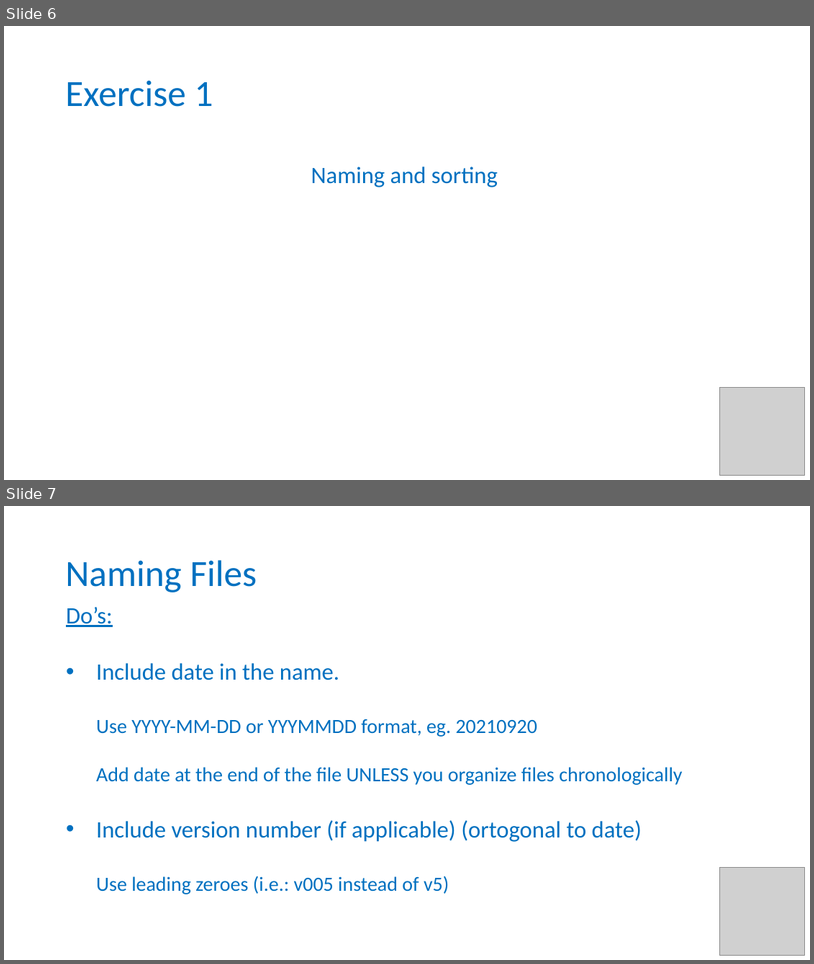
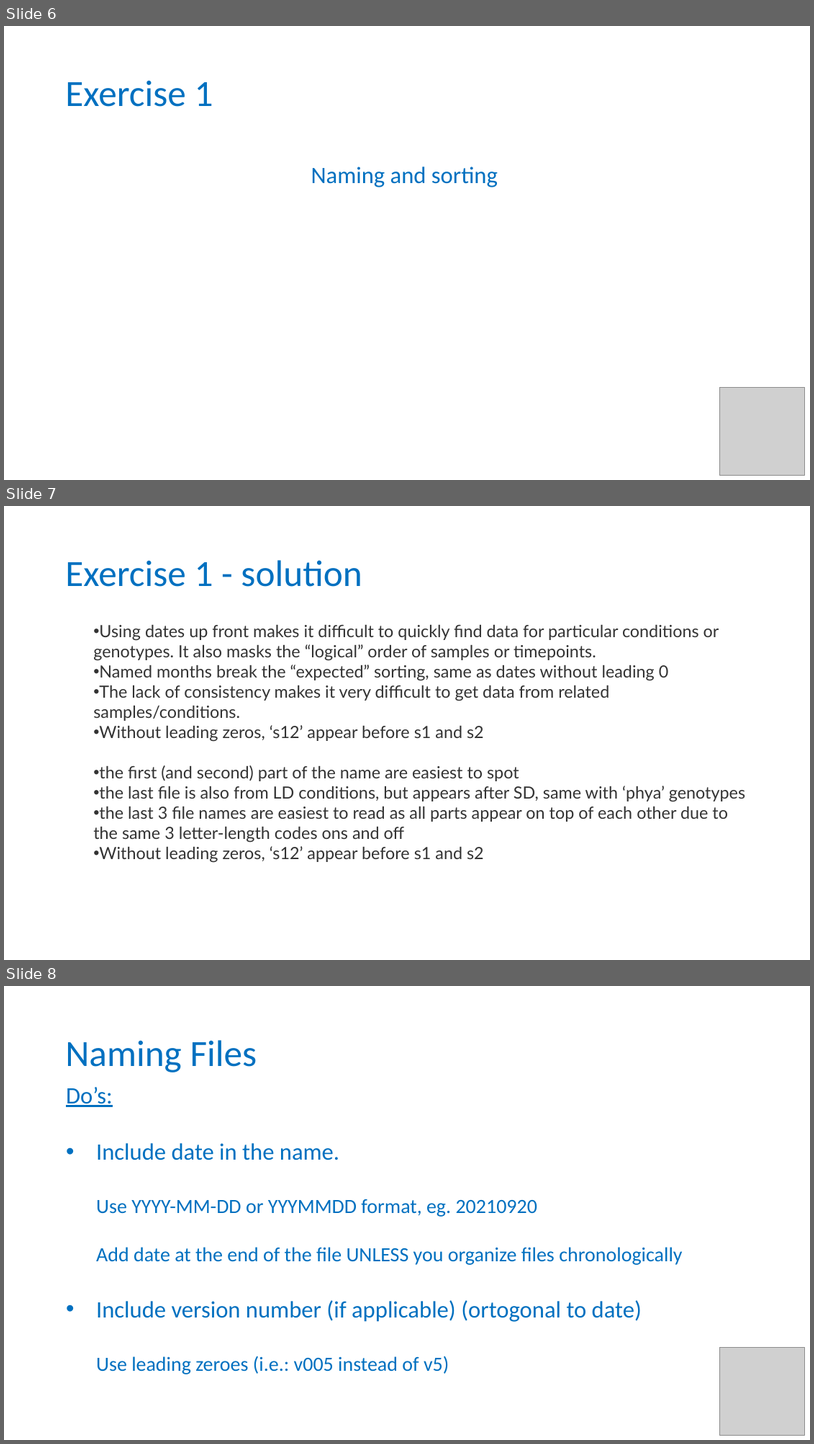
Before and after one commit to tobyhodges/solid-waddle, a slide deck: instructors/09-working-with-files_v2.0.pptx. Shown one above the other, each under a label of ours: slides 6 and 7 before the commit, slides 6, 7 and 8 after it. The pictures are 814x964 and 814x1444 pixels, drawn with LibreOffice and Linux fonts; fonts in the diff are those of the drawing; grey boxes stand for pictures; background and template pictures are left out. Boxes give left, top, right and bottom in pixels: in the first picture for what was removed or moved away, otherwise in the second. Text is boxed around its words. In the diff, an @@ line names an element or a change of style, - is before the commit and + after.

```diff
--- a/instructors/09-working-with-files_v2.0.pptx
+++ b/instructors/09-working-with-files_v2.0.pptx
@@ slide 7 added at (4, 506, 810, 960), background #FFFFFF @@
@@ title added at (65, 560, 362, 587), 44 pt, text #0070C0 @@
+Exercise 1 - solution
@@ text added at (93, 625, 746, 859), 20 pt, text #333333 @@
+• Using dates up front makes it difficult to quickly find data for particular conditions or genotypes. It also masks the “logical” order of samples or timepoints.
+• Named months break the “expected” sorting, same as dates without leading 0
+• The lack of consistency makes it very difficult to get data from related samples/conditions.
+• Without leading zeros, ‘s12’ appear before s1 and s2
+• the first (and second) part of the name are easiest to spot
+• the last file is also from LD conditions, but appears after SD, same with ‘phya’ genotypes
+• the last 3 file names are easiest to read as all parts appear on top of each other due to the same 3 letter-length codes ons and off
+• Without leading zeros, ‘s12’ appear before s1 and s2
@@ what was slide 7 is now slide 8 @@
```
Also in this commit, not shown: 1 slide changed, 3 other slides added, 2 slides removed.
